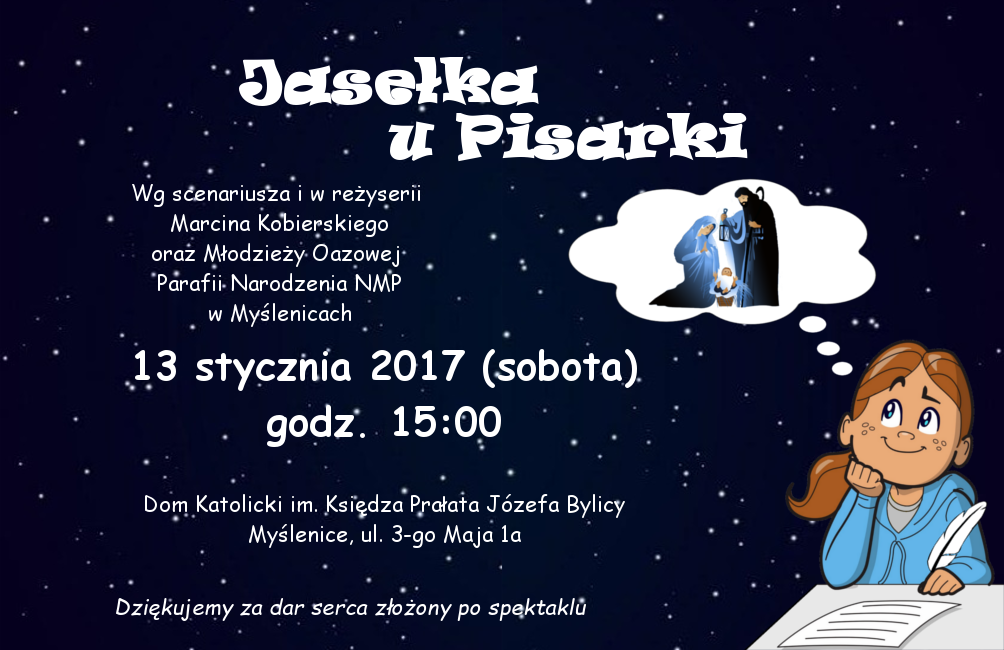
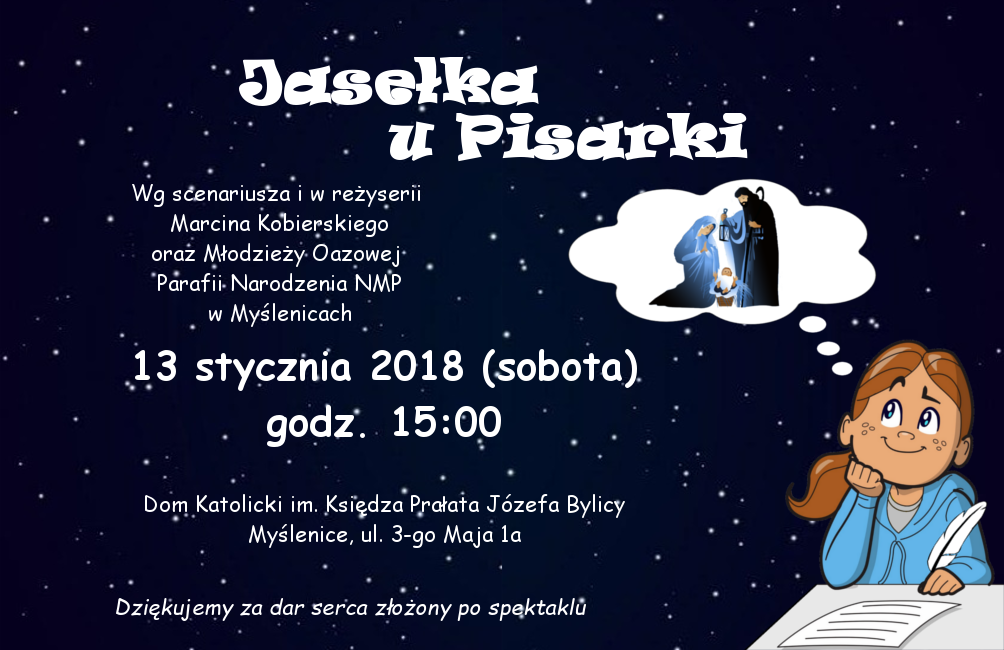
Before/after of a (1004, 650) layered artwork. What changed in the layer stack:
renamed "13 stycznia 2017 (sobota) ..." to "13 stycznia 2018 (sobota) ...", painted on it over left=442, top=350, right=465, bottom=381
